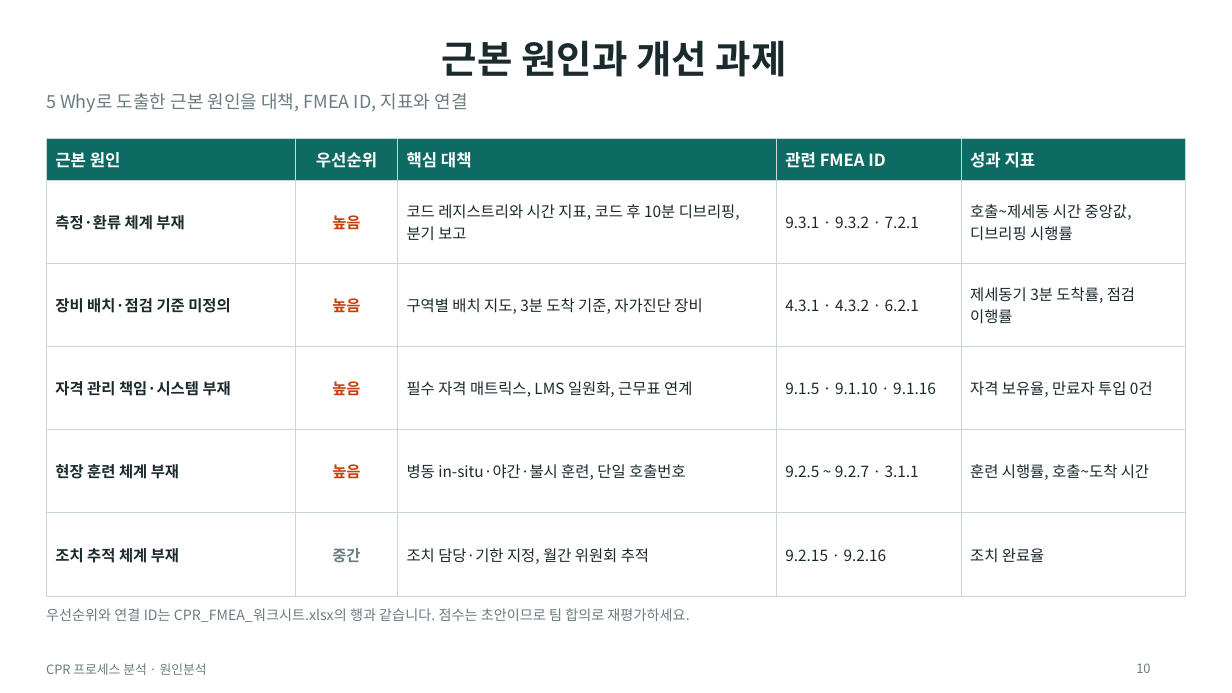
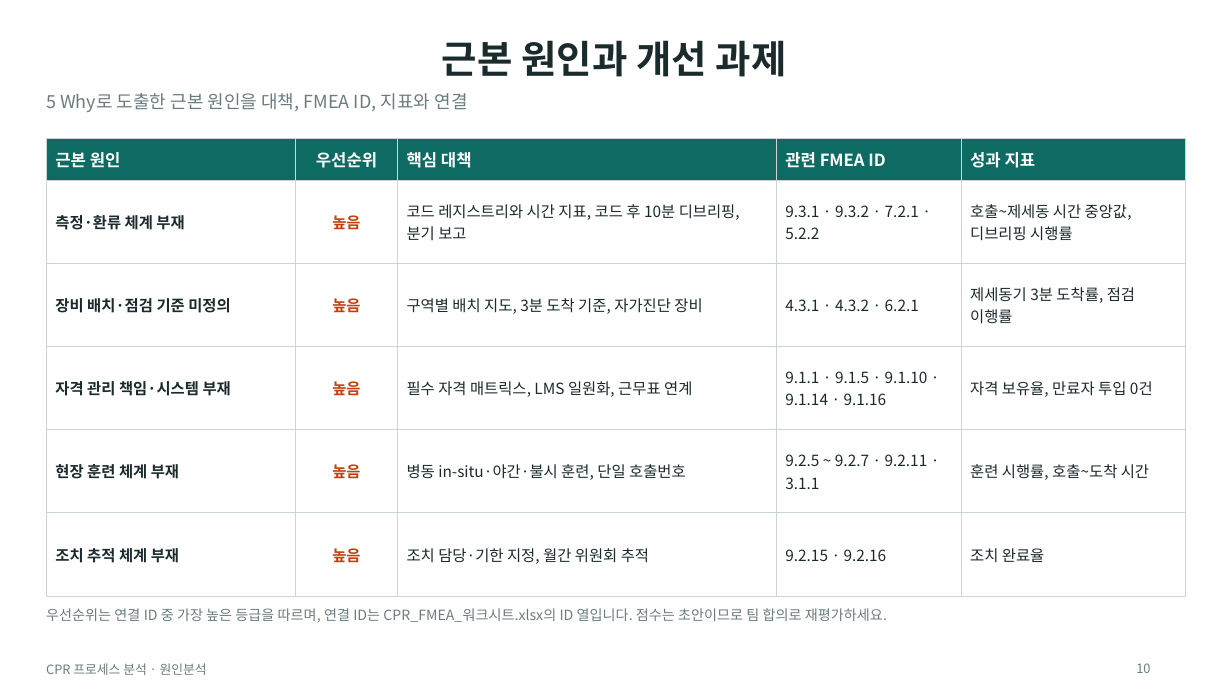
Before and after one commit to jeonionw/-, a slide deck: slide 10 of CPR_프로세스_원인분석.pptx. Drawn at 1232x693 pixels with LibreOffice and Linux fonts; fonts in the diff are those of the drawing. Boxes give left, top, right and bottom in pixels: in the first picture for what was removed or moved away, otherwise in the second. Text is boxed around its words. In the diff, an @@ line names an element or a change of style, - is before the commit and + after.

```diff
--- a/CPR_프로세스_원인분석.pptx
+++ b/CPR_프로세스_원인분석.pptx
@@ table at [46,139,1186,568] @@
-row 2, column 4: 9.3.1 · 9.3.2 · 7.2.1
+row 2, column 4: 9.3.1 · 9.3.2 · 7.2.1 · 5.2.2
-row 4, column 4: 9.1.5 · 9.1.10 · 9.1.16
+row 4, column 4: 9.1.1 · 9.1.5 · 9.1.10 · 9.1.14 · 9.1.16
-row 5, column 4: 9.2.5 ~ 9.2.7 · 3.1.1
+row 5, column 4: 9.2.5 ~ 9.2.7 · 9.2.11 · 3.1.1
-row 6, column 2: 중간
+row 6, column 2: 높음
@@ text at [46,608,887,622]: text changed @@
-우선순위와 연결 ID는 CPR_FMEA_워크시트.xlsx의 행과 같습니다. 점수는 초안이므로 팀 합의로 재평가하세요.
+우선순위는 연결 ID 중 가장 높은 등급을 따르며, 연결 ID는 CPR_FMEA_워크시트.xlsx의 ID 열입니다. 점수는 초안이므로 팀 합의로 재평가하세요.
```
Also in this commit, not shown: 1 other slide changed.
